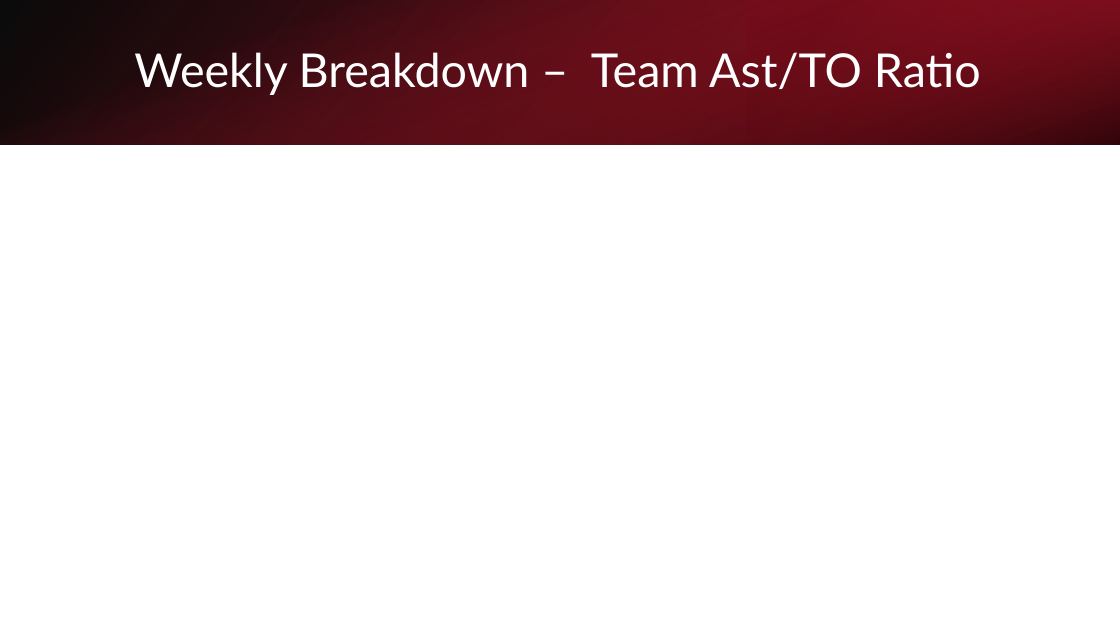
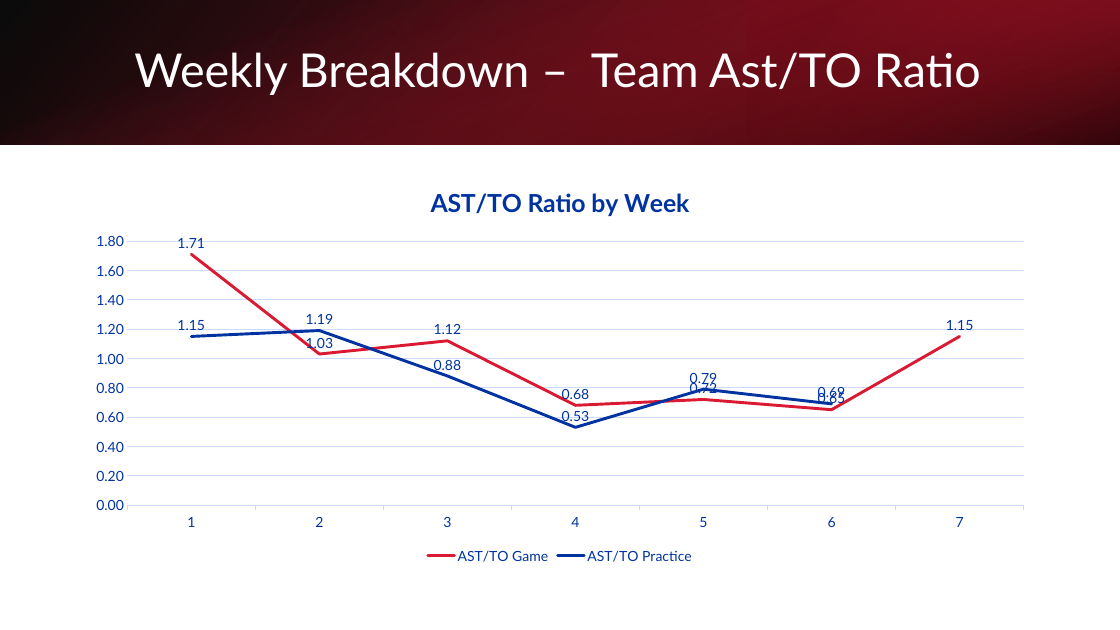
Before and after one commit to apurvis14/Jackson-Prep-Basketball-Analytics, a slide deck: slide 11 of Midseason Analytics Overview.pptx. Drawn at 1120x630 pixels with LibreOffice and Linux fonts; fonts in the diff are those of the drawing. Boxes give left, top, right and bottom in pixels: in the first picture for what was removed or moved away, otherwise in the second. Text is boxed around its words. In the diff, an @@ line names an element or a change of style, - is before the commit and + after.

```diff
--- a/Midseason Analytics Overview.pptx
+++ b/Midseason Analytics Overview.pptx
@@ line chart added at (77,168,1044,568) @@
+title "AST/TO Ratio by Week "
+categories: 1, 2, 3, 4, 5, 6, 7
+AST/TO Game: 1.71, 1.03, 1.12, 0.68, 0.72, 0.65, 1.15
+AST/TO Practice: 1.15, 1.19, 0.88, 0.53, 0.79, 0.69, -
```
Also in this commit, not shown: 1 other slide changed, 4 slides added, 2 other files.
